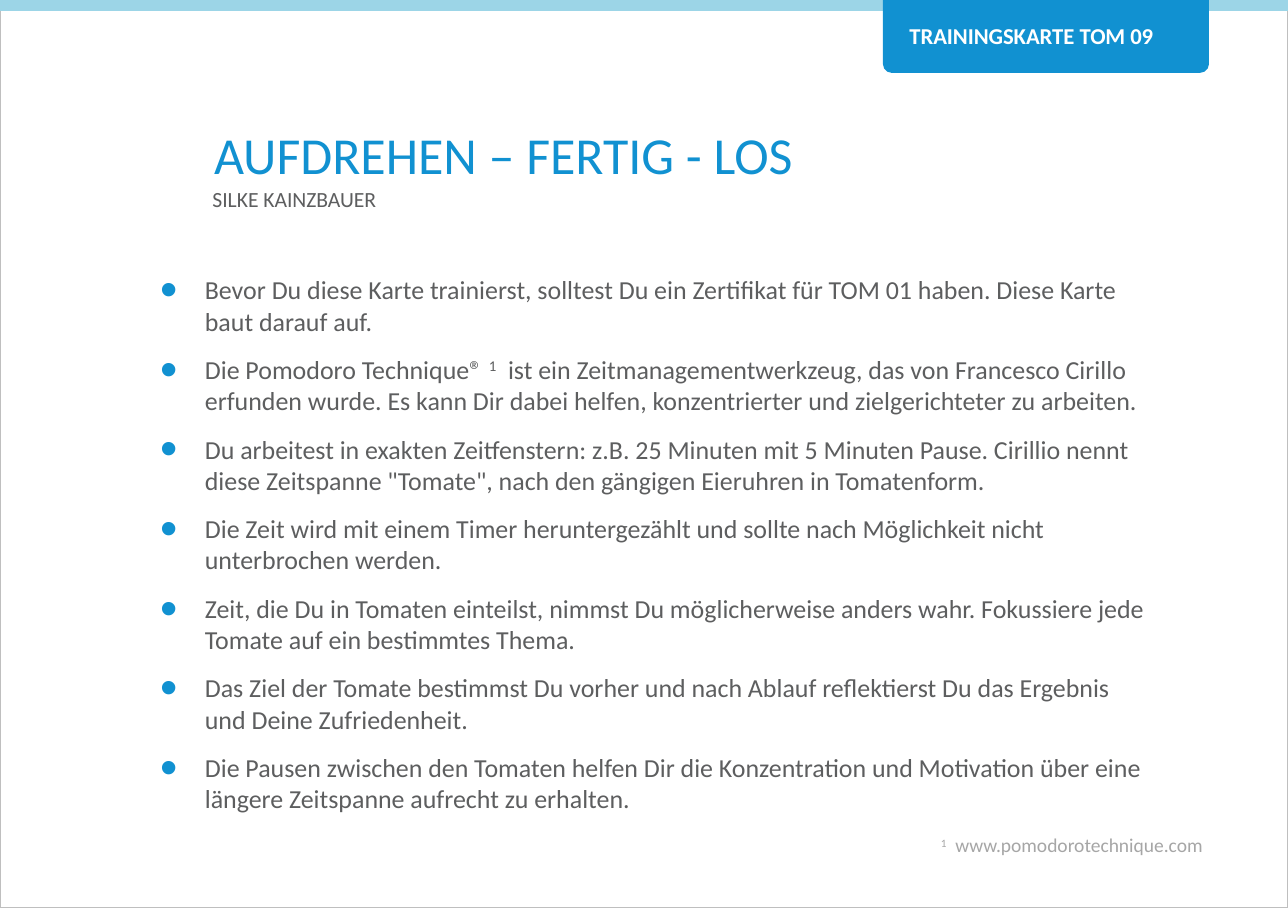
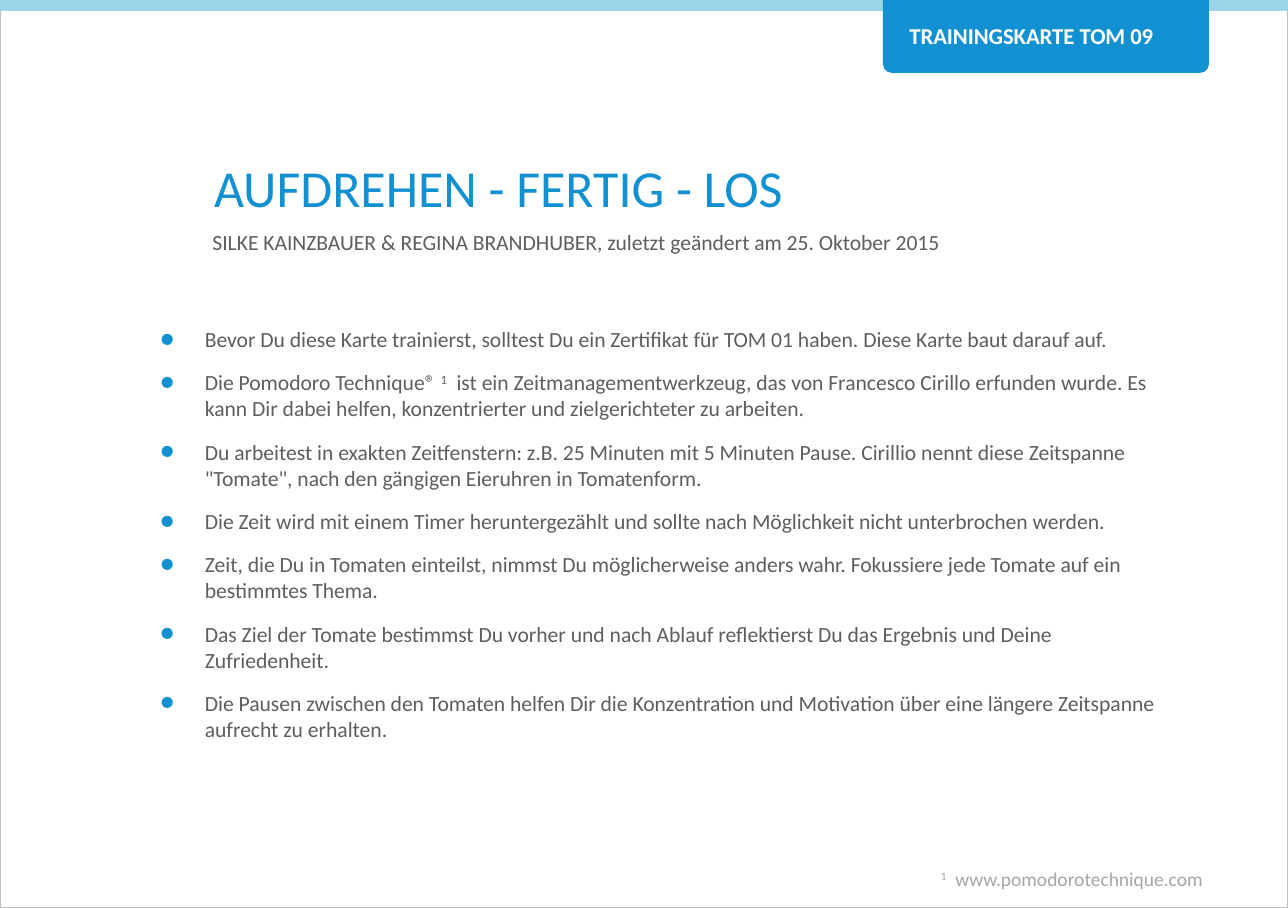
Before and after one commit to Teamtool/training-materials, a slide deck: slide 1 of training-cards/agile moves/Tomatoes (TOM)/ger/journeyman/ger_TOM_09_Aufdrehen_fertig_los_AM_Journeyman.pptx. Drawn at 1288x908 pixels with LibreOffice and Linux fonts; fonts in the diff are those of the drawing; background and template pictures are left out. Boxes give left, top, right and bottom in pixels: in the first picture for what was removed or moved away, otherwise in the second. Text is boxed around its words. In the diff, an @@ line names an element or a change of style, - is before the commit and + after.

```diff
--- a/training-cards/agile moves/Tomatoes (TOM)/ger/journeyman/ger_TOM_09_Aufdrehen_fertig_los_AM_Journeyman.pptx
+++ b/training-cards/agile moves/Tomatoes (TOM)/ger/journeyman/ger_TOM_09_Aufdrehen_fertig_los_AM_Journeyman.pptx
@@ title at [214, 173, 783, 208]: text changed @@
-AUFDREHEN – FERTIG - LOS
+AUFDREHEN - FERTIG - LOS
@@ subtitle at [212, 235, 940, 254]: text changed @@
-SILKE KAINZBAUER
+SILKE KAINZBAUER & REGINA BRANDHUBER, zuletzt geändert am 25. Oktober 2015
@@ text "Bevor Du diese Karte trainierst, ...": place and size @@
-text "Bevor Du diese Karte trainierst, ..." at [205, 281, 1144, 813]
+text "Bevor Du diese Karte trainierst, ..." at [205, 332, 1154, 737]
@@ text "Bevor Du diese Karte trainierst, ..." at [205, 332, 1154, 737]: size 12 to 10 pt @@
@@ text "1 www.pomodorotechnique.com": place and size @@
-text "1 www.pomodorotechnique.com" at [941, 838, 1202, 855]
+text "1 www.pomodorotechnique.com" at [941, 872, 1202, 889]
```
Also in this commit, not shown: 1 other slide changed, 1 other file.
